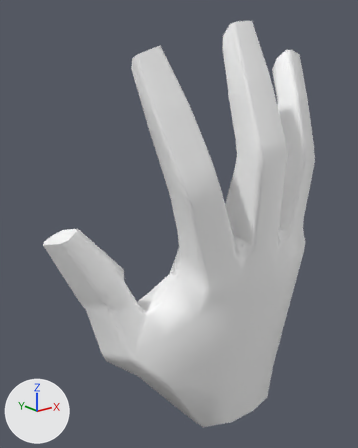
What one commit did to the FBX model Assets/LeapMotionModules/Hands/Models/LoPoly_Rigged_Hand_Right.fbx.
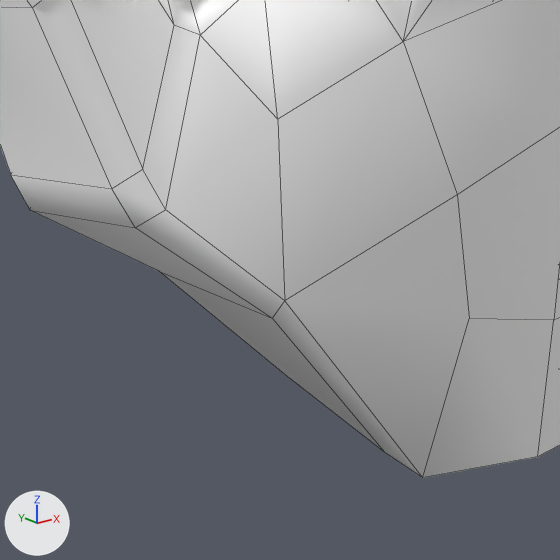
Each version appears first whole from a camera (50 mm lens) standing at (-0.1639, -0.1647, 0.1594) and looking at (-0.0231, 0.0112, 0.089), and next in a close-up on the part from 27% to 66% of the width and 69% to 100% of the height. The axes (+X, +Y, +Z) are drawn at lower left. The lights are the same throughout. The close-ups show mesh edges as thin lines. Where no turn or scale is listed for an object, it has been applied to the vertices.

The first close-up shows 'LoPoly_Hand_Mesh_Right'.
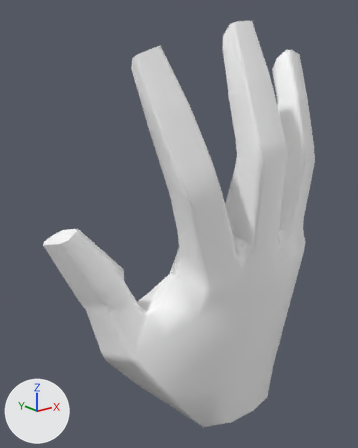
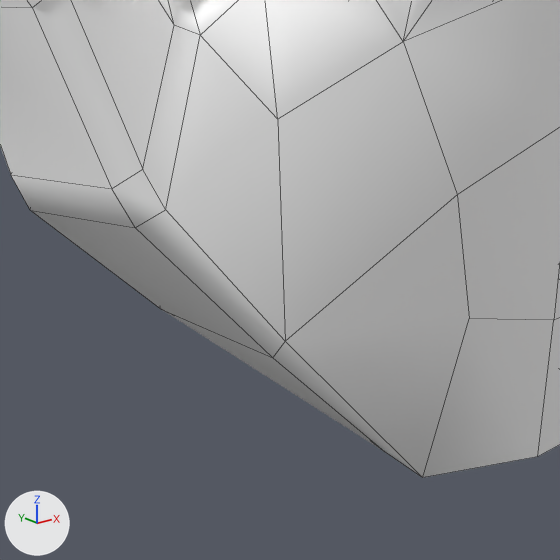
Changed parts and their boxes [x1, y1, x2, y2] in the close-ups (560 x 560 px; the box of a moved part takes in the faces that stretch with it):
part 1 of me_mesh, moved or reshaped
    before: [31, 36, 469, 478]
    after: [30, 36, 469, 477]

Diff of the bpy script that builds the scene:
```diff
--- a/Assets/LeapMotionModules/Hands/Models/LoPoly_Rigged_Hand_Right.fbx.py
+++ b/Assets/LeapMotionModules/Hands/Models/LoPoly_Rigged_Hand_Right.fbx.py
@@ me_mesh @@
 me_mesh.from_pydata(...)  # 406 vertices, 405 faces; spans x -0.088..0.067, y -0.033..0.03, z -0.01..0.178
 # used by ob_lopoly_hand_mesh_right; location = (0.0, 0.0, 0.0)
 # before: 86 (-0.046, 0.016, 0.013) at pixel (159, 271), 101 (-0.046, -0.01, 0.023) at pixel (284, 300), 174 (-0.045, -0.007, 0.018) at pixel (272, 318)
+# me_mesh part 1
+for i in [86, 101, 174]: me_mesh.vertices[i].co += Vector((0.0, 0.0, -0.005))
 me_mesh.materials.append(mat_lamb_lopolyhand)
```
